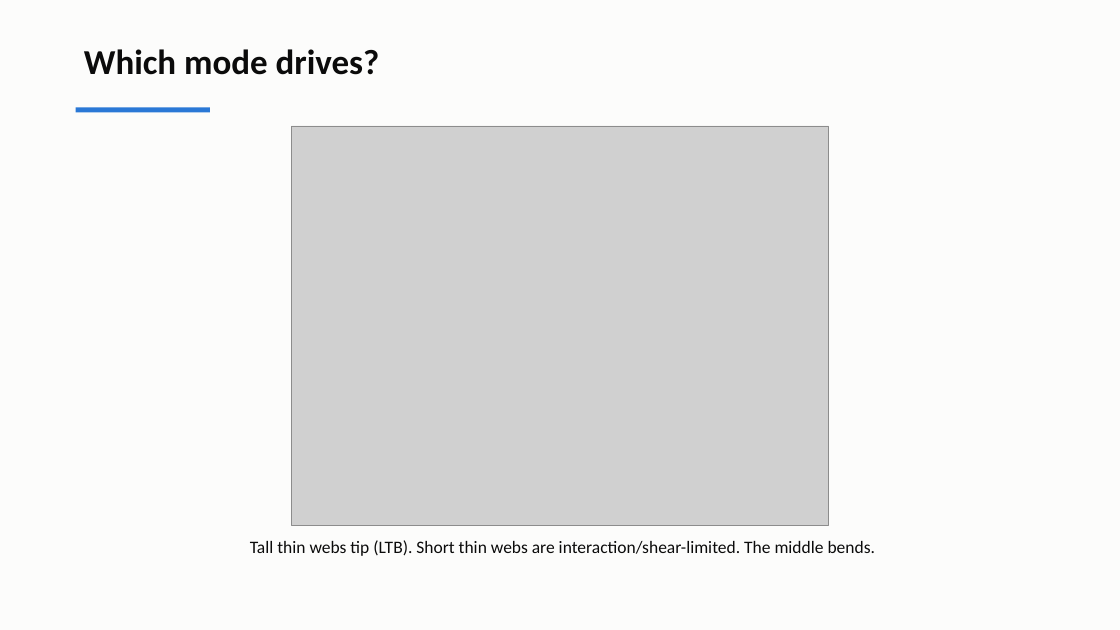
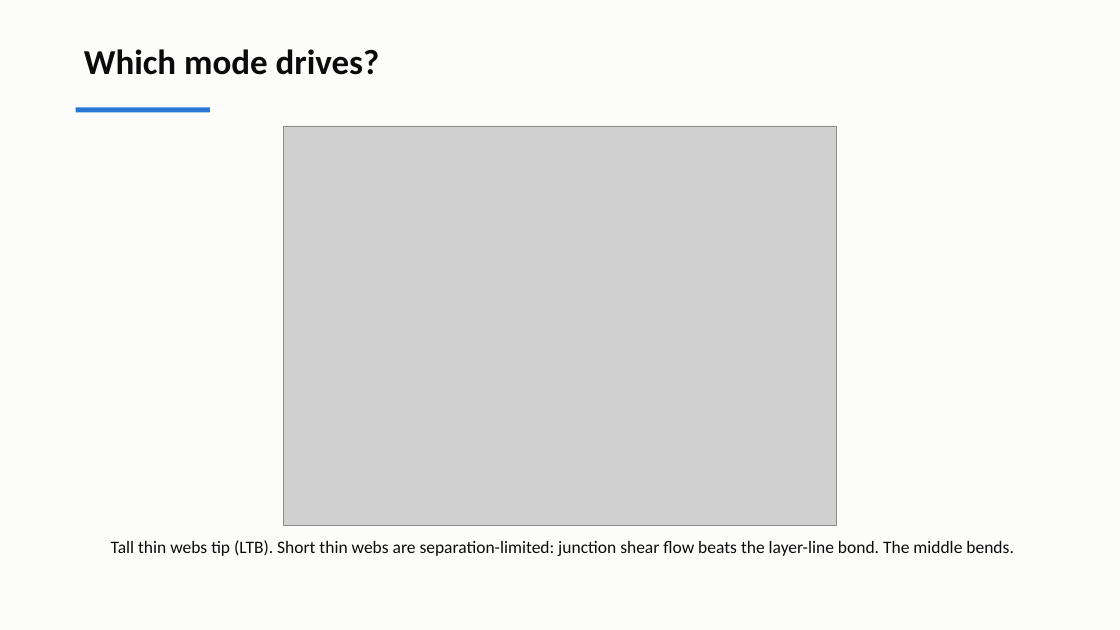
Before and after one commit to andrewvoss8-boop/core-me-data-science-activities-public, a slide deck: slide 19 of me323/Module1_drafts/ME323_Module1_Lecture1.pptx. Drawn at 1120x630 pixels with LibreOffice and Linux fonts; fonts in the diff are those of the drawing; grey boxes stand for pictures. Boxes give left, top, right and bottom in pixels: in the first picture for what was removed or moved away, otherwise in the second. Text is boxed around its words. In the diff, an @@ line names an element or a change of style, - is before the commit and + after.

```diff
--- a/me323/Module1_drafts/ME323_Module1_Lecture1.pptx
+++ b/me323/Module1_drafts/ME323_Module1_Lecture1.pptx
@@ picture: place and size @@
-picture at <box>292,126,828,525</box>
+picture at <box>284,126,837,525</box>
@@ text at <box>111,540,1013,556</box>: text changed @@
-Tall thin webs tip (LTB). Short thin webs are interaction/shear-limited. The middle bends.
+Tall thin webs tip (LTB). Short thin webs are separation-limited: junction shear flow beats the layer-line bond. The middle bends.
```
Also in this commit, not shown: 7 other slides changed, 1 slide added, 1 slide removed, 9 other files.
